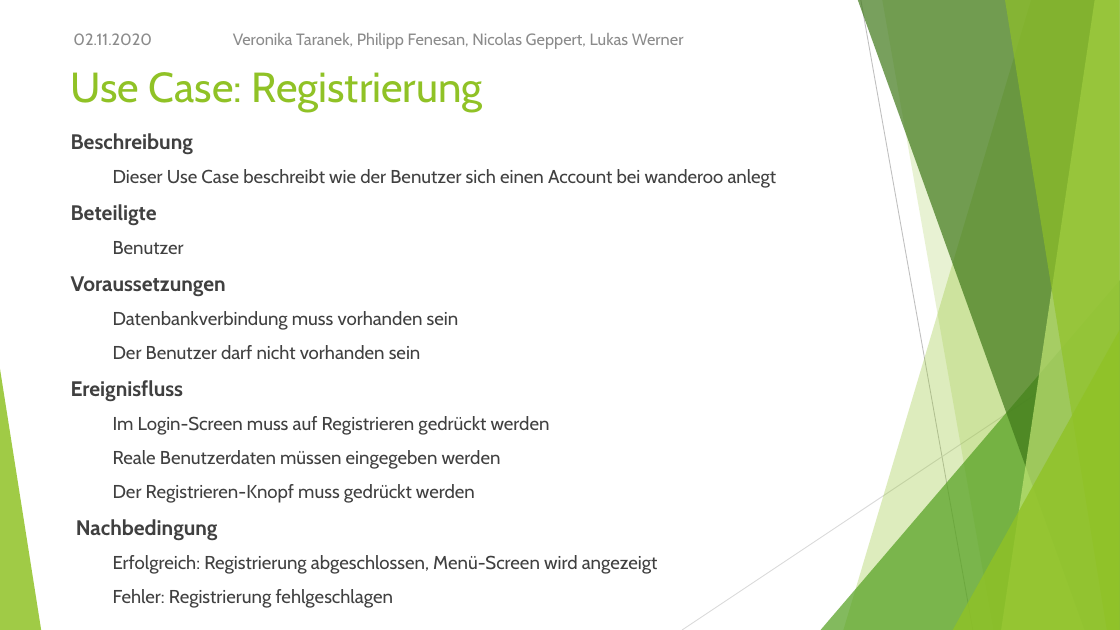
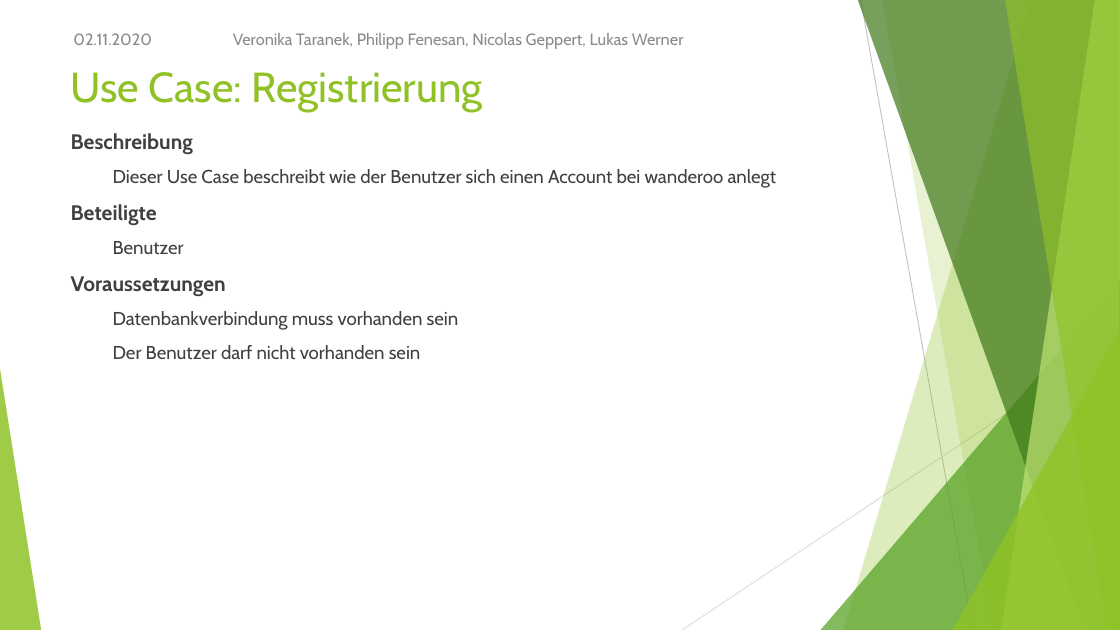
Before and after one commit to NicoGep/Programming_Project, a slide deck: slide 14 of presentation/wanderoo – Gruppe 3.pptx. Drawn at 1120x630 pixels with LibreOffice and Linux fonts; fonts in the diff are those of the drawing. Boxes give left, top, right and bottom in pixels: in the first picture for what was removed or moved away, otherwise in the second. Text is boxed around its words. In the diff, an @@ line names an element or a change of style, - is before the commit and + after.

```diff
--- a/presentation/wanderoo – Gruppe 3.pptx
+++ b/presentation/wanderoo – Gruppe 3.pptx
@@ text at bbox=[71, 380, 658, 608]: paragraphs removed @@
-Ereignisfluss
-  Im Login-Screen muss auf Registrieren gedrückt werden
-  Reale Benutzerdaten müssen eingegeben werden
-  Der Registrieren-Knopf muss gedrückt werden
-Nachbedingung
-  Erfolgreich: Registrierung abgeschlossen, Menü-Screen wird angezeigt
-  Fehler: Registrierung fehlgeschlagen
```
Also in this commit, not shown: 2 other slides changed, 6 slides added, 1 slide removed, 2 other files.
